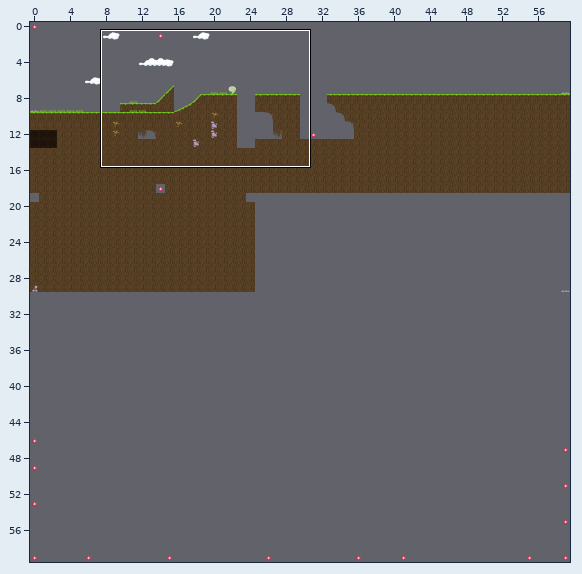
Two states of a Tiled map, core/assets/level1/level1.tmx. The first picture is a wide view before the edit; the outline marks the close-up.
Close-up. First the earlier version:
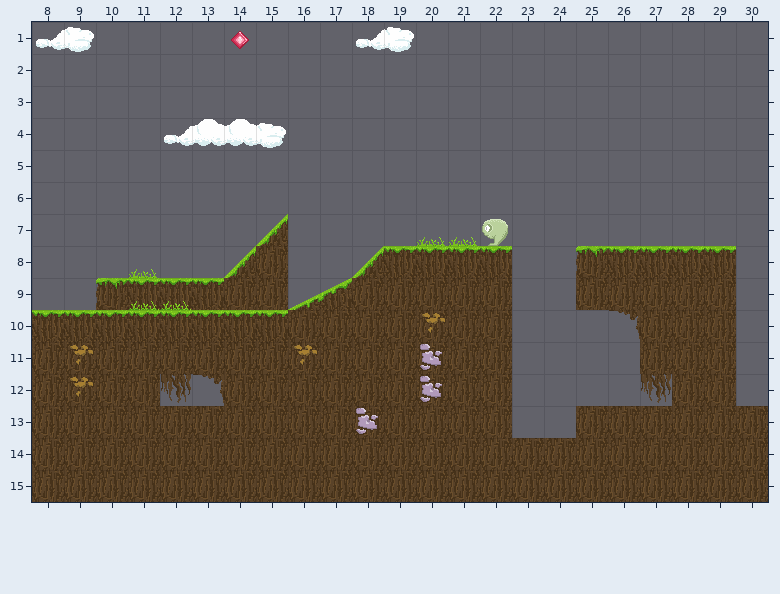
Cells are 32x32 px. Shown: x 8..30, y 1..15. Not drawn, because the pictures are missing: unchanged layers "Copy of background", "background".
The result:
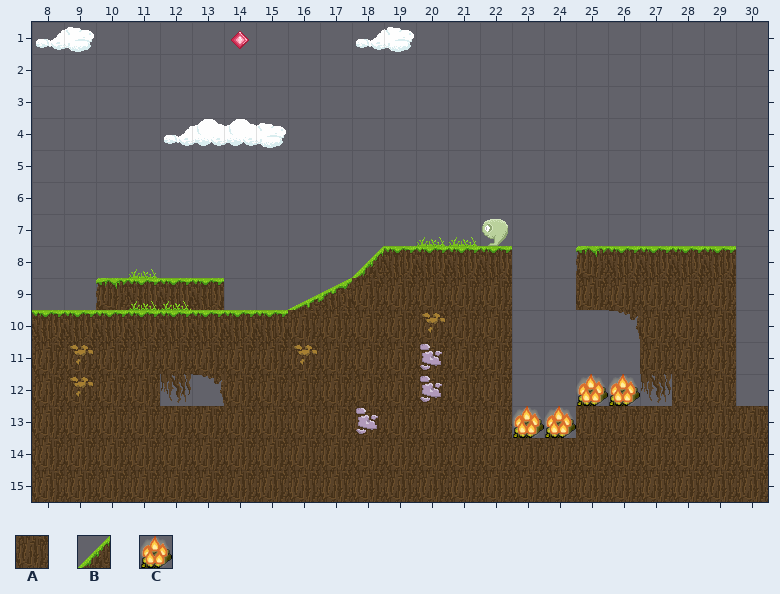
Key: from "Tiles_32x32": A 4, B 56; from "flame": C 0.
_ is an empty cell.
Diff:
Layer "map":
y 7: x 15 B -> _
y 8: x 14..15 BA -> __
y 9: x 14..15 AA -> __
y 12: x 25..26 __ -> CC
y 13: x 23..24 __ -> CC
Changed places in both close-ups, as pixel boxes (x1, y1, x2, y2):
removed: (224, 214, 288, 310)
added: (512, 374, 640, 438)
